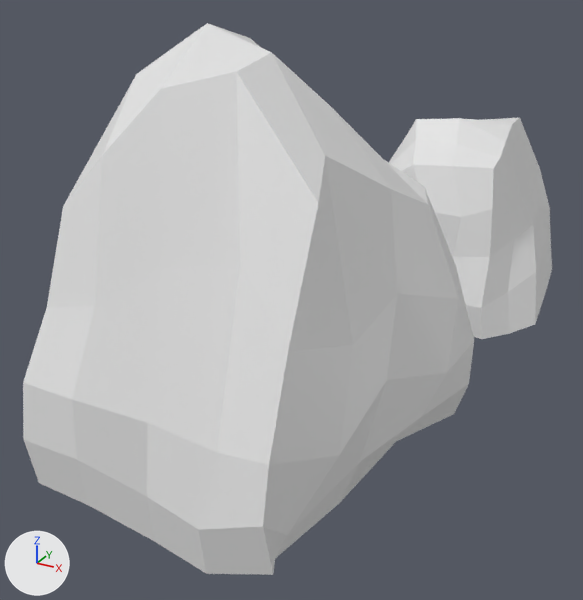
What one commit did to the OBJ model assets/models/pedras/rock1.obj.
Before and after are seen from a 50 mm lens placed at (0.86, -3.17, 4.68), pointed at (-3.17, 4.15, 1.03). Arrows for +X, +Y and +Z are at lower left; the lights stay in place. The first picture is the older version. Where no turn or scale is listed for an object, it has been applied to the vertices.
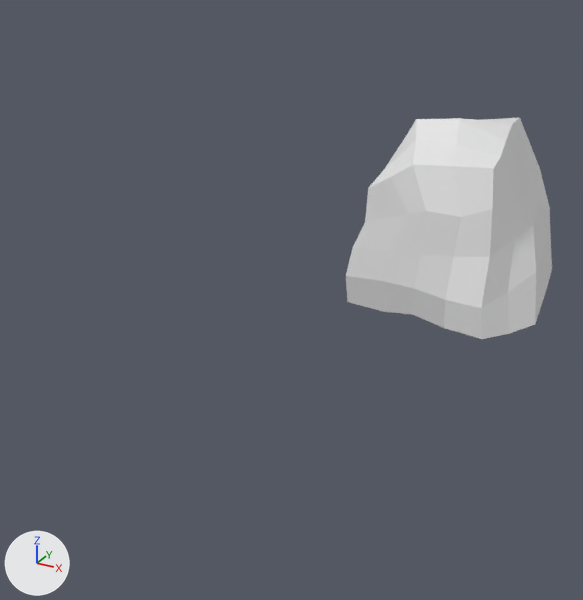
Changed parts and their boxes [x1, y1, x2, y2] in the pictures (583 x 600 px):
'Object_6', deleted: before [23, 23, 474, 575]

What changed in the scene script:
```text
Remove ob_object_6:
    ob_object_6 = bpy.data.objects.new('Object_6', me_object_6)
    ob_object_6.location = (0.0, 0.0, 0.0)
```
